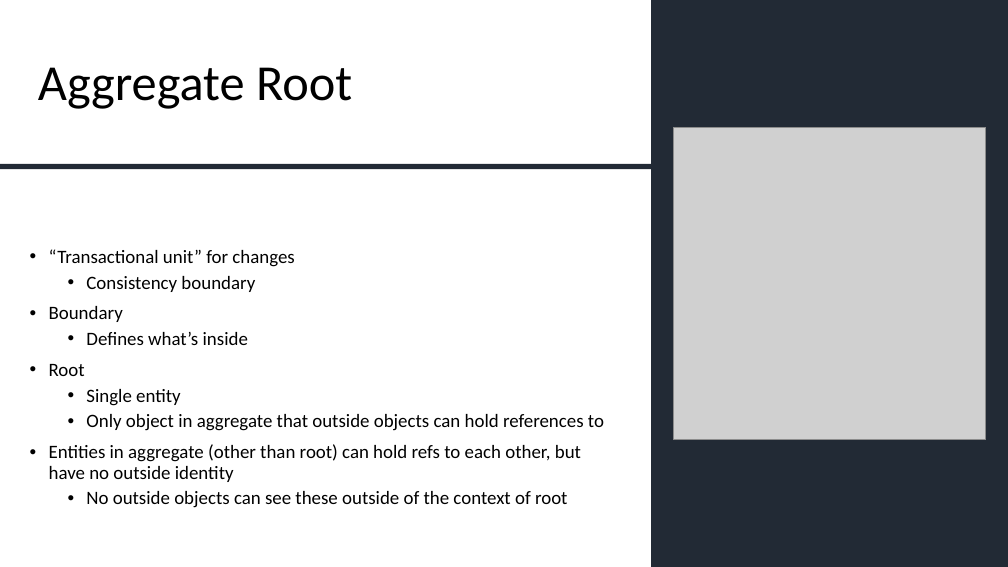
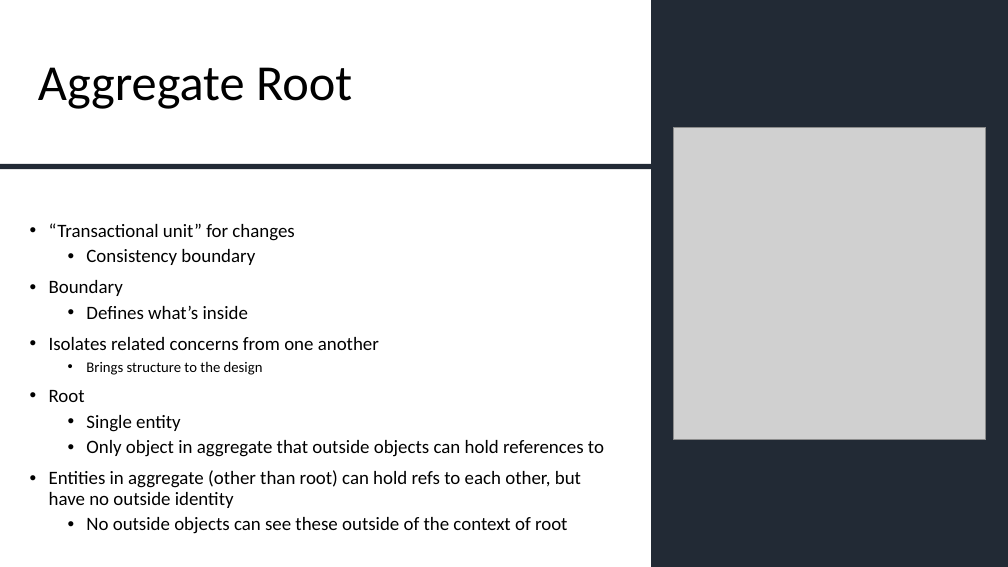
Before and after one commit to footedr/easyddd, a slide deck: slide 19 of EasyDDD.pptx. Drawn at 1008x567 pixels with LibreOffice and Linux fonts; fonts in the diff are those of the drawing; grey boxes stand for pictures. Boxes give left, top, right and bottom in pixels: in the first picture for what was removed or moved away, otherwise in the second. Text is boxed around its words. In the diff, an @@ line names an element or a change of style, - is before the commit and + after.

```diff
--- a/EasyDDD.pptx
+++ b/EasyDDD.pptx
@@ text at [49,337,379,375]: paragraphs added @@
+• Isolates related concerns from one another
+  • Brings structure to the design
```
Also in this commit, not shown: 2 other slides changed.
